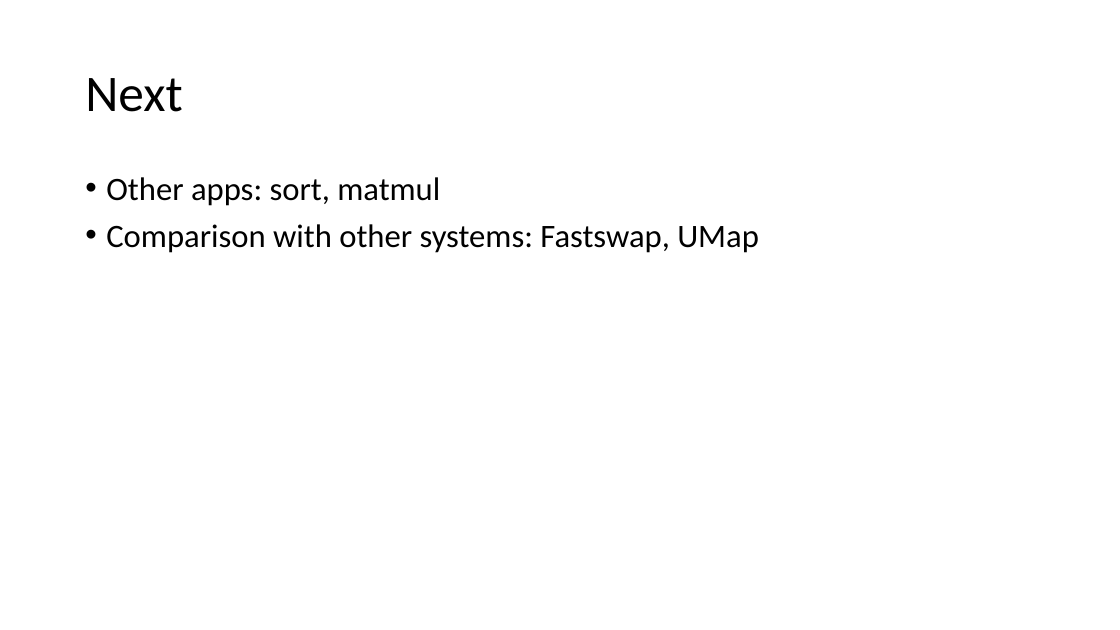
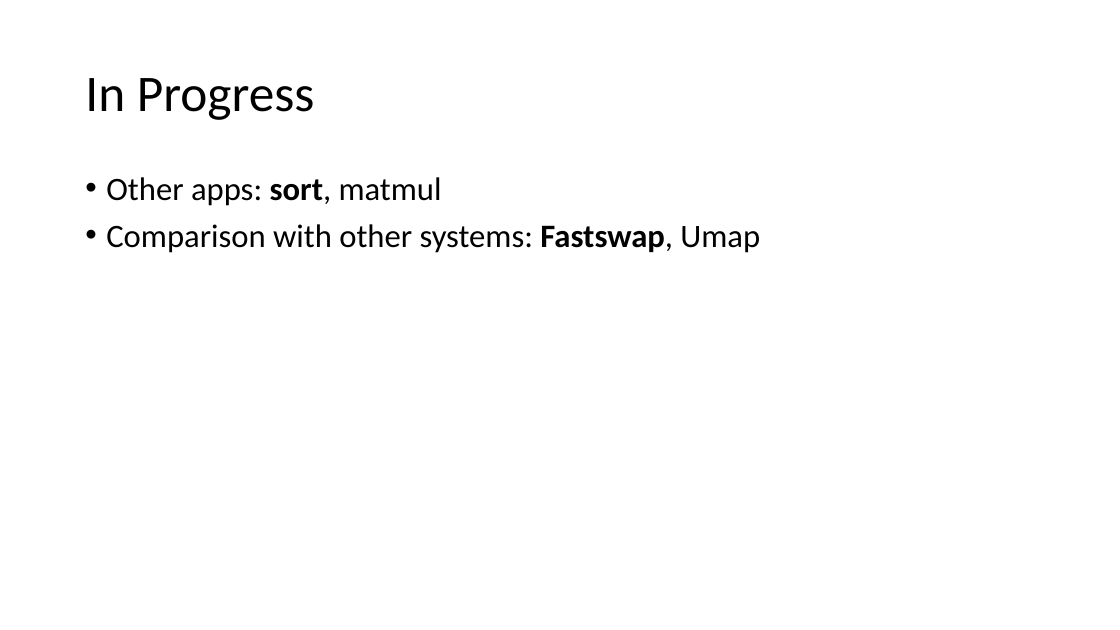
Before and after one commit to eden-farmem/eden-all, a slide deck: slide 29 of doc/racklette-may-2022.pptx (slide 25 before the commit). Drawn at 1120x630 pixels with LibreOffice and Linux fonts; fonts in the diff are those of the drawing. Boxes give left, top, right and bottom in pixels: in the first picture for what was removed or moved away, otherwise in the second. Text is boxed around its words. In the diff, an @@ line names an element or a change of style, - is before the commit and + after.

Commit message:
slides

```diff
--- a/doc/racklette-may-2022.pptx
+++ b/doc/racklette-may-2022.pptx
@@ title at (x1=85, y1=78, x2=315, y2=120): text changed @@
-Next
+In Progress
@@ text at (x1=106, y1=177, x2=442, y2=206): bold on in "sort," @@
@@ text at (x1=106, y1=224, x2=760, y2=253): text changed @@
-• Comparison with other systems: Fastswap, UMap
+• Comparison with other systems: Fastswap, Umap
```
Also in this commit, not shown: 3 other slides changed, 4 slides added, 1 slide removed, 8 other files.
